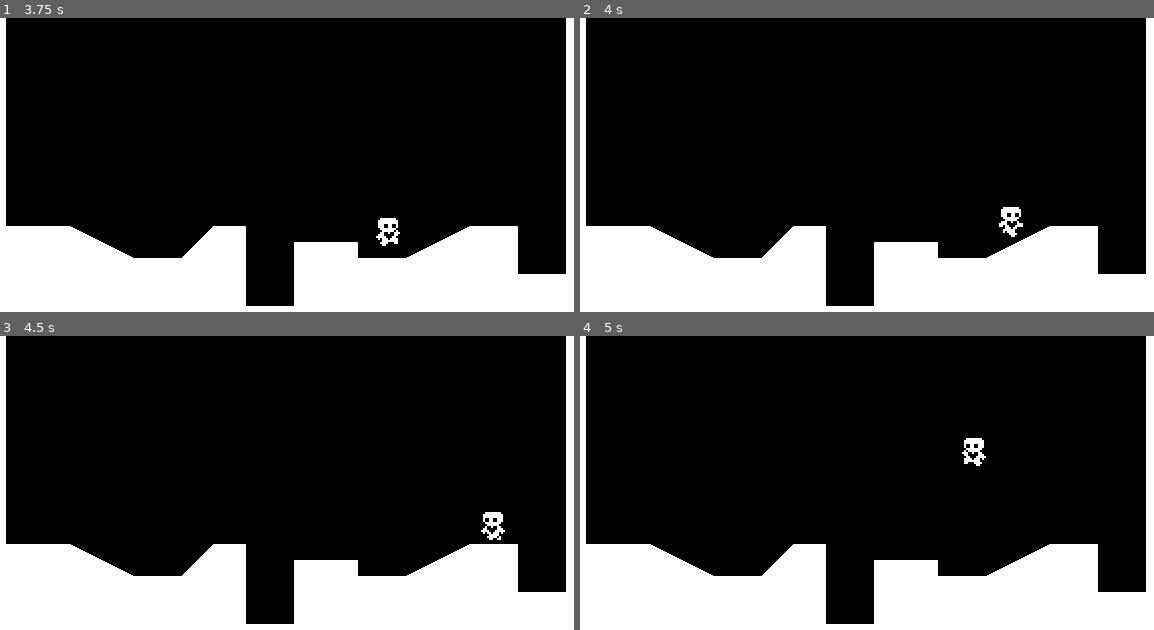
Above: before the commit, frames 1-4 (two rows, left to right).
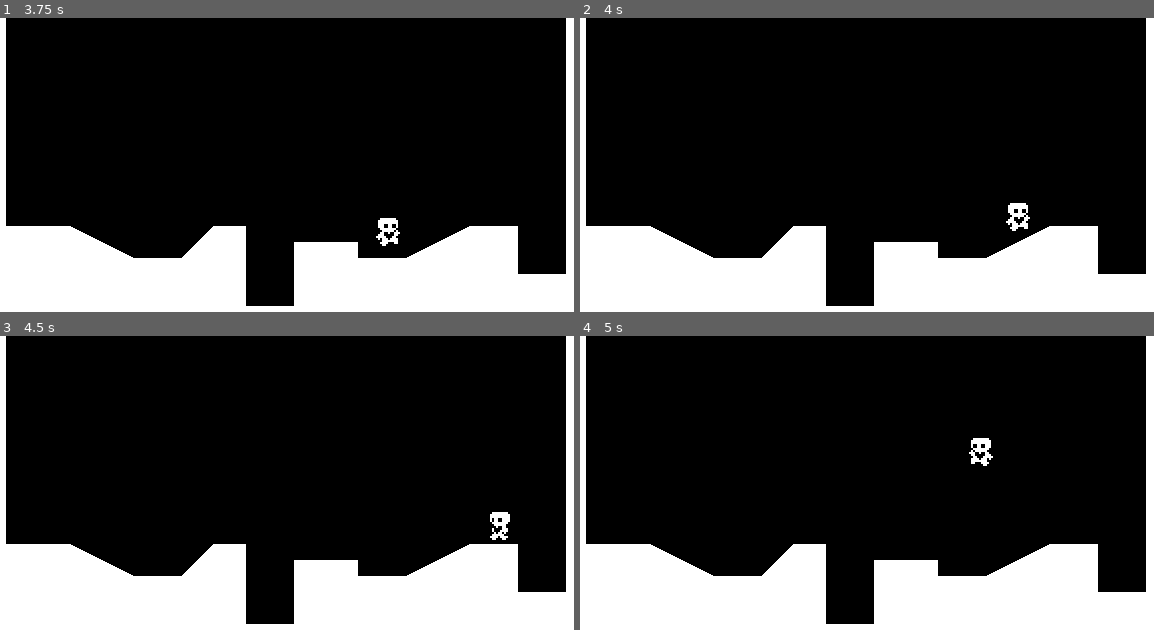
Above: after the commit, the same moments.

Repository: dazheng6/Heart-Platformer
Game: Godot game, scene res://Scenes/world.tscn
Two runs of this game, one before a commit and one after it. Both use one fixed random seed, a clock stepped at 60 frames per second and the inputs below.
Inputs:
- Up to frame 1 (3.75 s): tap Enter at 0.5 s; hold Right (ui_right) 0.53-2.03 s; tap Up (ui_up) at 0.77, 1.52, 3.02 s; hold Left (ui_left) 2.03-2.78 s; hold Right (ui_right) from 2.78 s (still down)
- Up to frame 2 (4 s): keep holding Right (ui_right); tap Up (ui_up) at 3.77 s
- Up to frame 3 (4.5 s): release Right (ui_right) at 4.28 s; hold Left (ui_left) from 4.28 s (still down)
- Up to frame 4 (5 s): keep holding Left (ui_left); tap Up (ui_up) at 4.52 s

Frame 1 is identical in both runs. In frame 2, 0.3% of the frame differs, in the area x 72-79%, y 62-75%; in frame 3, 0.2%; in frame 4, 0.3%.

Commit message:
Progress Check 2 Completed

Diff:
--- a/Scenes/player.tscn
+++ b/Scenes/player.tscn
@@ -98,4 +98,4 @@
 shape = SubResource("RectangleShape2D_0ognu")
 
 [node name="CoyoteJumpTimer" type="Timer" parent="."]
-wait_time = 0.02
+wait_time = 0.15
--- a/Scripts/player.gd
+++ b/Scripts/player.gd
@@ -29,10 +29,10 @@
 		velocity.y += gravity * delta
 
 func handle_jump():
-	if is_on_floor():
+	if is_on_floor() or coyote_jump_timer.time_left > 0.0:
 		if Input.is_action_just_pressed("ui_up"):
 			velocity.y = JUMP_VELOCITY
-	else:
+	if not is_on_floor():
 		if Input.is_action_just_pressed("ui_up") and velocity.y < JUMP_VELOCITY / 2:
 			velocity.y = JUMP_VELOCITY / 2
 
